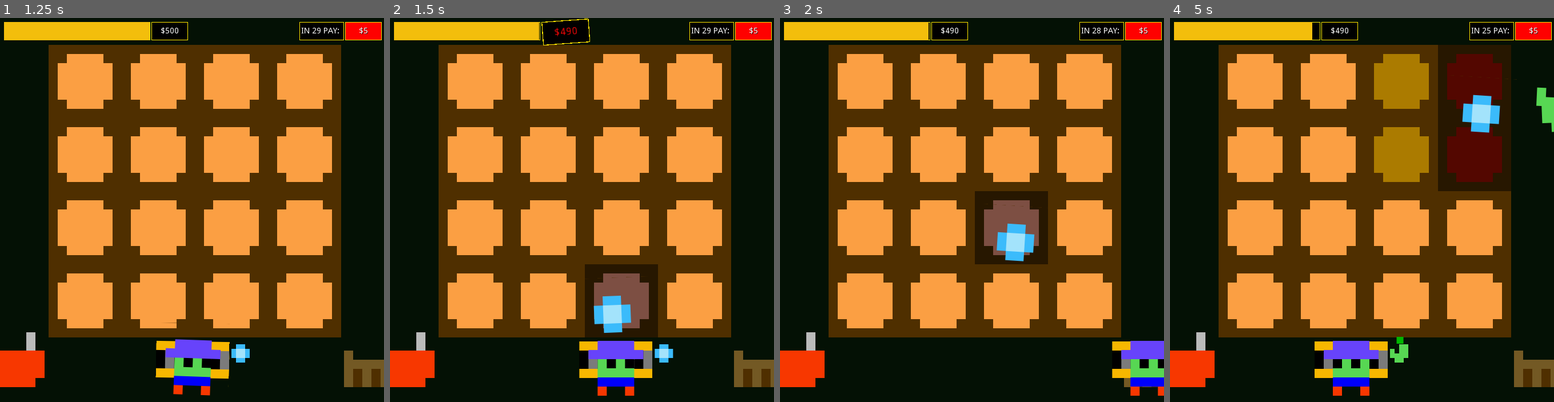
Above: before the commit, frames 1-4 (left to right).
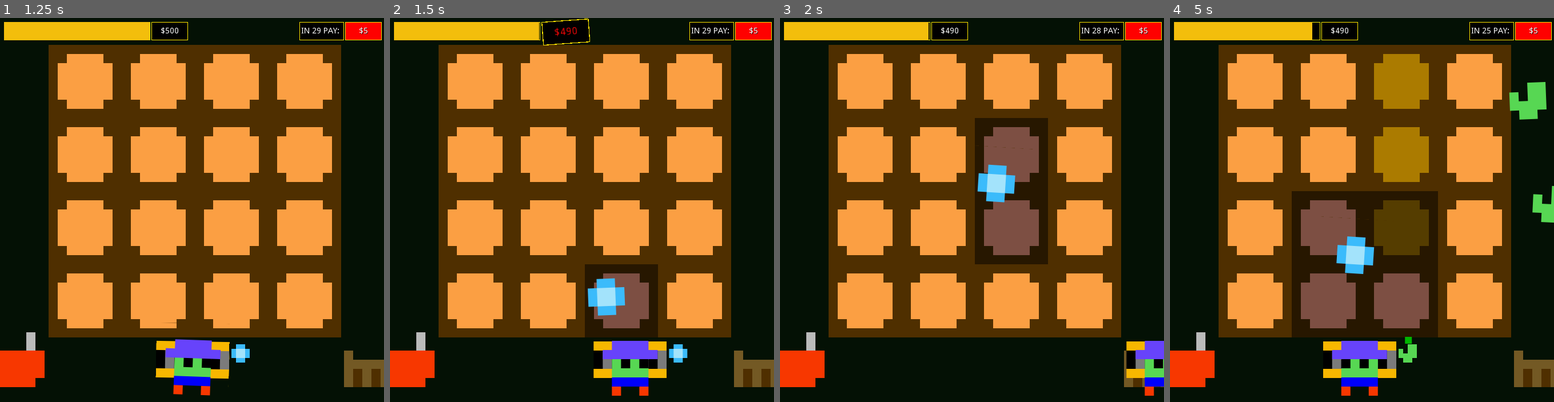
Above: after the commit, the same moments.

Repository: oneseedfruit/BeetFarmer
Game: Godot game, scene res://Game.tscn
Two runs of this game, one before a commit and one after it. Both use one fixed random seed, a clock stepped at 60 frames per second and the inputs below.
Inputs:
- Up to frame 1 (1.25 s): click "NEW GAME" at 0.5 s
- Up to frame 2 (1.5 s): tap Enter at 1.25 s; hold D (right) from 1.28 s (still down); tap Space (launch) at 1.35 s
- Up to frame 3 (2 s): keep holding D (right)
- Up to frame 4 (5 s): release D (right) at 2.03 s; hold S (down) 2.03-2.78 s; tap Space (launch) every 0.75 s from 2.1 to 4.35 s; hold D (right) 2.78-3.53 s; hold W (up) 3.53-4.28 s; hold A (left) from 4.28 s (still down)

Frame 1 is identical in both runs. In frame 2, 3.0% of the frame differs, in the area x 49-78%, y 67-99%; in frame 3, 5.4%; in frame 4, 24%, in the area x 31-100%, y 6-99%.

Commit message:
Fixed ball getting stuck at edges; ball tweaks.

Diff:
--- a/Ball/Ball.gd
+++ b/Ball/Ball.gd
@@ -1,9 +1,10 @@
 extends KinematicBody2D
 
-export (float) var speed = 300
-export (float) var bounce_factor = 300
-export (float) var gravity = 100
-export (float) var friction = 1.0
+export (float) var speed_x = 300
+export (float) var speed_y = 500
+export (float) var bounce_factor = 2000
+export (float) var gravity = 300
+export (float) var friction = 1
 export(int, "Water", "Glove", "Seed") var mode = 0 setget _set_mode,_get_mode
 export (float) var wet_rate = 50.0
 export (float) var max_planting_speed = 500
@@ -42,22 +43,25 @@
 	# if there is a collision
 	if _col_info:
 		# if colliding with a paddle
-		if _col_info.collider.name.find("Paddle") > -1 || _col_info.collider.name.find("Bowl") > -1  || _col_info.collider.name.find("ShippingBox") > -1 :
-			speed = -speed # bounce in the opposite direction
-			_velocity.y = 0 # reset gravity when on paddle
+		if _col_info.collider.name.find("Paddle") > -1:
+			_velocity.x = (position - _col_info.collider.position).normalized().x * speed_x
+
+			_velocity.y = 0 # reset gravity when on paddle, prevents increased bounce speed_x
 			_velocity.y += (position.y - _col_info.position.y) * bounce_factor * delta # ascend or descend based on collision
 
-			_velocity.x = (position - _col_info.collider.position).normalized().x * speed
-
-	if position.x <= 0 || position.x > get_viewport_rect().size.x:
-		_velocity.x = -_velocity.x
+	if position.x <= 0: # if ball at left edge
+		_velocity.x = abs(_velocity.x) # bounce ball to the right
+		_velocity.x = clamp(_velocity.x, -speed_x * 0.5, speed_x * 0.5)	# half the ball's bounce back speed_x at edges
+	elif position.x > get_viewport_rect().size.x: # if ball at right edge
+		_velocity.x = -abs(_velocity.x) # bounce ball to the left
+		_velocity.x = clamp(_velocity.x, -speed_x * 0.5, speed_x * 0.5)	# half the ball's bounce back speed_x at edges
 
 	if position.y <= 0:
 		_velocity.y = -_velocity.y
 
 	_velocity.y += gravity * delta
-	_velocity.x = clamp(_velocity.x, -speed, speed)
-	_velocity.y = clamp(_velocity.y, -speed, speed)
+	_velocity.x = clamp(_velocity.x, -speed_x, speed_x)
+	_velocity.y = clamp(_velocity.y, -speed_y, speed_y)
 
 	if _velocity.x > 0:
 		_velocity.x -= friction * delta
--- a/Ball/Ball.tscn
+++ b/Ball/Ball.tscn
@@ -36,10 +36,11 @@
 collision/safe_margin = 0.08
 script = ExtResource( 1 )
 _sections_unfolded = [ "Collision" ]
-speed = 450
-bounce_factor = 500
-gravity = 100
-friction = 1.0
+speed_x = 300
+speed_y = 500
+bounce_factor = 2000
+gravity = 300
+friction = 1
 mode = 0
 wet_rate = 50.0
 max_planting_speed = 500
--- a/Game.tscn
+++ b/Game.tscn
@@ -489,7 +489,7 @@
 Label/styles/normal = SubResource( 22 )
 _sections_unfolded = [ "Label", "Label/colors", "Label/constants", "Label/fonts", "Label/styles" ]
 
-[node name="Game" type="Node2D" index="0"]
+[node name="Game" type="Node2D"]
 
 script = ExtResource( 1 )
 _sections_unfolded = [ "Transform" ]
